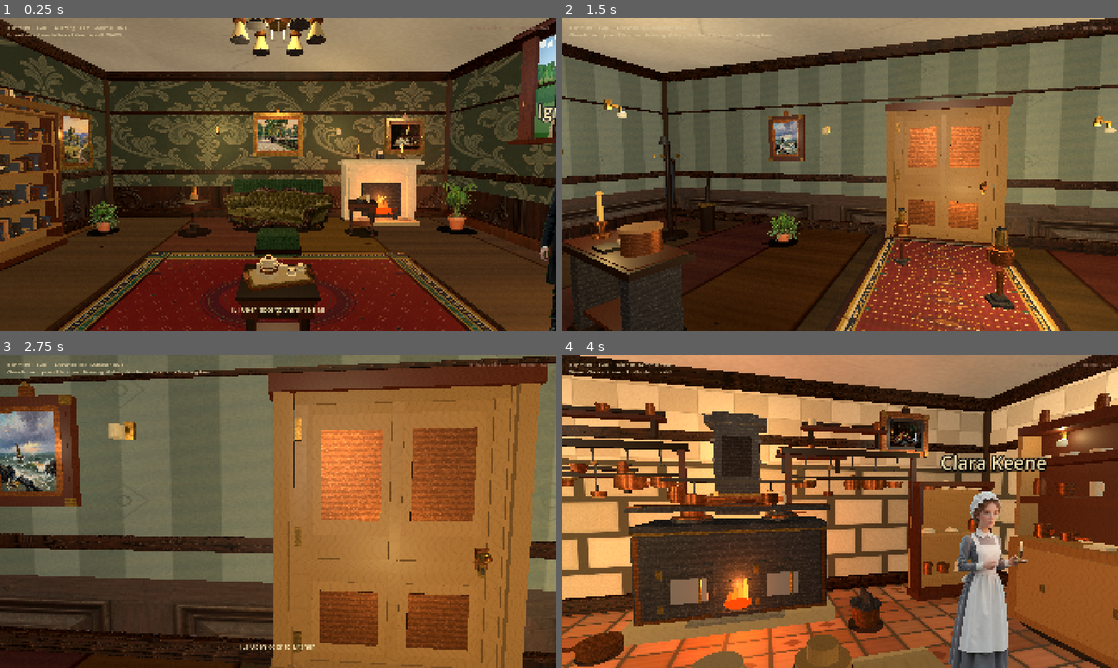
Above: before the commit, frames 1-4 (two rows, left to right).
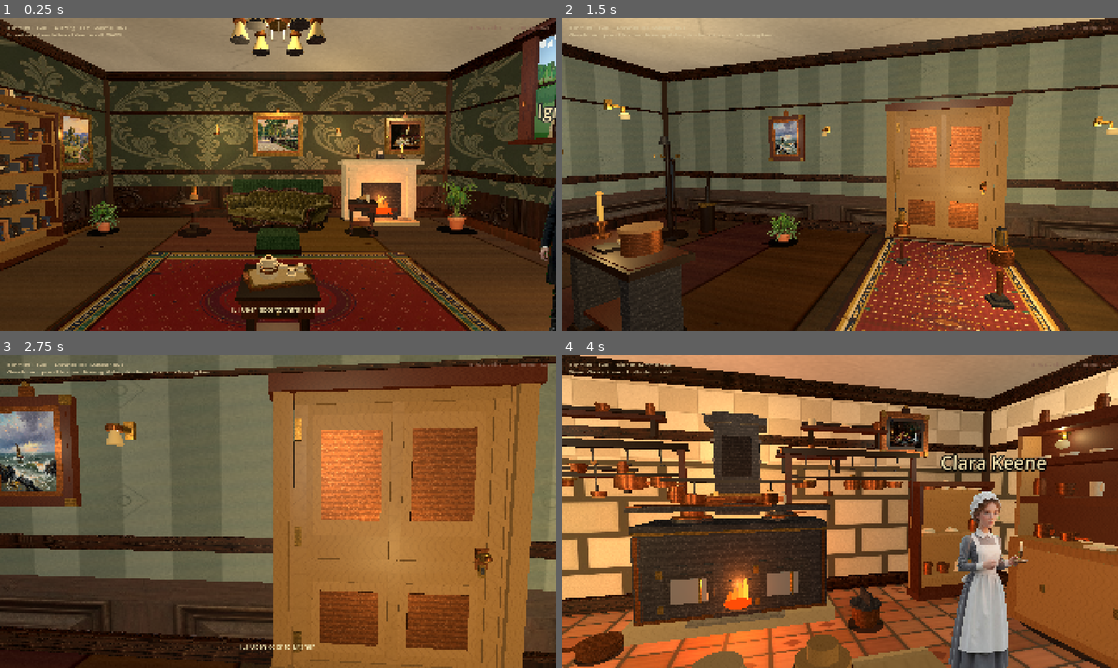
Above: after the commit, the same moments.

Repository: drakewing-eng/aetheric-engine
Game: Godot game, scene res://scenes/fps_main.tscn
Two runs of this game, one before a commit and one after it. Both use one fixed random seed, a clock stepped at 60 frames per second and the inputs below.
Inputs (mouse positions are in pixels of both pictures, inside the frame that each line leads up to):
- Up to frame 1 (0.25 s): no input
- Up to frame 2 (1.5 s): tap Enter at 0.5 s; move the mouse to (867, 174) at 0.52 s; hold E (interact) 0.53-1.28 s; hold W (move_forward) from 0.53 s (still down); click (867, 174) at 0.67 s; move the mouse to (812, 174) at 1.27 s; tap E (interact) at 1.35 s
- Up to frame 3 (2.75 s): keep holding W (move_forward); tap E (interact) at 2 s; move the mouse to (289, 505) at 2.02 s; hold E (interact) from 2.03 s (still down)
- Up to frame 4 (4 s): keep holding W (move_forward); move the mouse to (834, 517) at 2.77 s; release E (interact) at 2.78 s; tap E (interact) at 2.85 s; click (834, 517) at 2.92 s; move the mouse to (878, 514) at 3.52 s; hold E (interact) from 3.53 s (still down)

The runs differ from the first frame. In frame 1, less than 0.1% of the frame differs, in the area x 38-62%, y 34-38%; in frame 2, 0.2%, in the area x 9-100%, y 27-38%; in frame 3, 0.2%; in frame 4, less than 0.1%.

Commit message:
visual loop 127: thick padded stools + balloon chair + sconce cups

Diff:
--- a/aetheric-engine-godot/scripts/fps_props.gd
+++ b/aetheric-engine-godot/scripts/fps_props.gd
@@ -301,16 +301,19 @@
 		_add_box(root, Vector3(-0.12, 0.95, -0.18), Vector3(0.04, 0.5, 0.035), MAHOGANY, false, 0.5)
 		_add_box(root, Vector3(0.12, 0.95, -0.18), Vector3(0.04, 0.5, 0.035), MAHOGANY, false, 0.5)
 	elif seed0 % 3 == 1:
-		# Balloon back (loop 106): wood oval rim + thin padded insert — never solid plywood board
+		# Loop 127 balloon back: thick padded oval + wood rim (side bulk)
 		var pad := fabric
-		# Force darker padded read if fabric is pale (avoids beige slab)
 		if pad.r + pad.g + pad.b > 1.2:
 			pad = Color(0.35, 0.22, 0.18)
-		_add_box(root, Vector3(0, 1.0, -0.18), Vector3(0.36, 0.48, 0.04), MAHOGANY, false, 0.48)
-		_add_box(root, Vector3(0, 1.0, -0.16), Vector3(0.28, 0.38, 0.03), pad, false, 0.88)
-		_add_box(root, Vector3(0, 1.16, -0.15), Vector3(0.22, 0.1, 0.03), pad.darkened(0.08), false, 0.9)
+		# Wood rim frame
+		_add_box(root, Vector3(0, 1.0, -0.2), Vector3(0.38, 0.52, 0.05), MAHOGANY, false, 0.48)
+		_add_box(root, Vector3(0, 1.22, -0.19), Vector3(0.32, 0.12, 0.05), MAHOGANY.lightened(0.05), false, 0.48)
+		# Padded insert with depth
+		_add_box(root, Vector3(0, 1.0, -0.15), Vector3(0.3, 0.42, 0.06), pad, false, 0.88)
+		_add_cylinder(root, Vector3(0, 1.02, -0.12), 0.16, 0.38, pad.darkened(0.05), false, 0.88)
+		_add_box(root, Vector3(0, 1.18, -0.12), Vector3(0.24, 0.12, 0.05), pad.darkened(0.08), false, 0.9)
 		for bi in 3:
-			_add_cylinder(root, Vector3((float(bi) - 1.0) * 0.08, 1.02, -0.13), 0.012, 0.016, pad.darkened(0.18), false, 0.9)
+			_add_cylinder(root, Vector3((float(bi) - 1.0) * 0.08, 1.02, -0.1), 0.014, 0.018, pad.darkened(0.18), false, 0.9)
 	else:
 		# Lyre-ish central splat
 		_add_box(root, Vector3(0, 0.95, -0.18), Vector3(0.08, 0.55, 0.04), MAHOGANY_DARK, false, 0.5)
@@ -1784,20 +1787,24 @@
 	var style := seed0 % 3
 	_add_box(root, Vector3(0, y, 0), Vector3(0.08, 0.14, 0.05), BRASS.darkened(0.05 * float(style)), false, 0.3)
 	if style == 0:
-		# Straight arm + frosted cup
-		_add_box(root, Vector3(0, y, 0.1), Vector3(0.035, 0.035, 0.14), BRASS, false, 0.3)
-		_add_cylinder(root, Vector3(0, y - 0.04, 0.18), 0.055, 0.1, Color(0.9, 0.86, 0.7), false, 0.45)
+		# Straight arm + frosted amber cup (loop 127: not pale stick)
+		_add_box(root, Vector3(0, y, 0.1), Vector3(0.04, 0.04, 0.16), BRASS, false, 0.3)
+		_add_cylinder(root, Vector3(0, y - 0.02, 0.2), 0.06, 0.04, BRASS.darkened(0.1), false, 0.3, true)
+		_add_tapered_cylinder(root, Vector3(0, y - 0.08, 0.2), 0.025, 0.065, 0.12, Color(0.88, 0.78, 0.55), 0.4)
+		_add_sphere_blob(root, Vector3(0, y - 0.05, 0.2), 0.03, Color(1.0, 0.82, 0.4))
 	elif style == 1:
-		# Curved double-scroll arm + glass globe
-		_add_box(root, Vector3(0.04, y - 0.02, 0.08), Vector3(0.1, 0.03, 0.03), BRASS, false, 0.3)
-		_add_box(root, Vector3(0.08, y - 0.06, 0.12), Vector3(0.03, 0.1, 0.03), BRASS.darkened(0.05), false, 0.3)
-		_add_sphere_blob(root, Vector3(0.08, y - 0.14, 0.16), 0.06, Color(0.92, 0.9, 0.78))
+		# Curved arm + glass globe
+		_add_box(root, Vector3(0.04, y - 0.02, 0.08), Vector3(0.12, 0.035, 0.035), BRASS, false, 0.3)
+		_add_box(root, Vector3(0.1, y - 0.08, 0.14), Vector3(0.035, 0.12, 0.035), BRASS.darkened(0.05), false, 0.3)
+		_add_sphere_blob(root, Vector3(0.1, y - 0.16, 0.18), 0.07, Color(0.9, 0.82, 0.6))
+		_add_sphere_blob(root, Vector3(0.1, y - 0.16, 0.18), 0.04, Color(1.0, 0.85, 0.45))
 	else:
-		# Candle plate sconce
-		_add_box(root, Vector3(0, y - 0.02, 0.1), Vector3(0.03, 0.03, 0.12), BRASS, false, 0.3)
-		_add_cylinder(root, Vector3(0, y - 0.06, 0.16), 0.07, 0.02, BRASS.lightened(0.05), false, 0.28, true)
-		_add_cylinder(root, Vector3(0, y + 0.02, 0.16), 0.018, 0.14, CANDLE, false, 0.55)
-		_add_sphere_blob(root, Vector3(0, y + 0.1, 0.16), 0.025, Color(1.0, 0.78, 0.35))
+		# Candle plate sconce with drip pan
+		_add_box(root, Vector3(0, y - 0.02, 0.1), Vector3(0.035, 0.035, 0.14), BRASS, false, 0.3)
+		_add_cylinder(root, Vector3(0, y - 0.08, 0.18), 0.08, 0.025, BRASS.darkened(0.1), false, 0.3, true)
+		_add_cylinder(root, Vector3(0, y + 0.02, 0.18), 0.02, 0.16, CANDLE, false, 0.55)
+		_add_sphere_blob(root, Vector3(0, y + 0.12, 0.18), 0.028, Color(1.0, 0.78, 0.35))
+
 	var lamp := OmniLight3D.new()
 	lamp.light_color = Color(1.0, 0.85, 0.55)
 	lamp.light_energy = 0.5 + float(style) * 0.06
@@ -2343,67 +2350,74 @@
 	return root
 
 static func _make_stool(prop: Dictionary) -> Node3D:
-	## Loop 117: turned legs + stretchers + rimmed seat (not disc-on-sticks Minecraft).
-	## seed: 0 tripod oak · 1 four-leg square · 2 padded seat
+	## Loop 127: thicker seats, piping, turned legs — not flat green discs.
+	## seed: 0 tripod oak · 1 four-leg square · 2 padded drum
 	var root := Node3D.new()
 	root.name = "Stool"
 	var seed0: int = int(prop.get("seed", 0))
 	var style := seed0 % 3
 	if style == 0:
-		# Round seat with rim + under-disc
-		_add_cylinder(root, Vector3(0, 0.5, 0), 0.2, 0.05, OAK, true, 0.52)
-		_add_cylinder(root, Vector3(0, 0.53, 0), 0.18, 0.025, OAK.lightened(0.06), false, 0.55)
-		_add_cylinder(root, Vector3(0, 0.47, 0), 0.21, 0.02, OAK.darkened(0.12), false, 0.5)
-		# Turned tripod legs (tapered stack) + ring stretcher
+		# Round seat with thick rim + under-disc
+		_add_cylinder(root, Vector3(0, 0.48, 0), 0.21, 0.06, OAK, true, 0.52)
+		_add_cylinder(root, Vector3(0, 0.52, 0), 0.19, 0.035, OAK.lightened(0.06), false, 0.55)
+		_add_cylinder(root, Vector3(0, 0.54, 0), 0.2, 0.02, OAK.darkened(0.08), false, 0.5)
+		_add_cylinder(root, Vector3(0, 0.44, 0), 0.22, 0.025, MAHOGANY_DARK, false, 0.48)
 		for a in [0.0, 120.0, 240.0]:
 			var rad := deg_to_rad(a)
-			var lx := cos(rad) * 0.14
-			var lz := sin(rad) * 0.14
-			_add_cylinder(root, Vector3(lx, 0.36, lz), 0.032, 0.22, MAHOGANY_DARK, true)
-			_add_cylinder(root, Vector3(lx, 0.22, lz), 0.024, 0.16, MAHOGANY, true)
+			var lx := cos(rad) * 0.15
+			var lz := sin(rad) * 0.15
+			_add_cylinder(root, Vector3(lx, 0.34, lz), 0.034, 0.2, MAHOGANY_DARK, true)
+			_add_cylinder(root, Vector3(lx, 0.2, lz), 0.025, 0.14, MAHOGANY, true)
 			_add_cylinder(root, Vector3(lx, 0.08, lz), 0.03, 0.12, MAHOGANY_DARK, true)
-			_add_cylinder(root, Vector3(lx, 0.02, lz), 0.04, 0.04, MAHOGANY, true)
-		# Circular stretcher ring suggestion
-		_add_cylinder(root, Vector3(0, 0.16, 0), 0.16, 0.025, MAHOGANY_DARK, false, 0.5)
-		_add_cylinder(root, Vector3(0, 0.16, 0), 0.12, 0.02, MAHOGANY, false, 0.52)
+			_add_cylinder(root, Vector3(lx, 0.02, lz), 0.042, 0.04, MAHOGANY, true)
+		_add_cylinder(root, Vector3(0, 0.16, 0), 0.17, 0.028, MAHOGANY_DARK, false, 0.5)
+		_add_cylinder(root, Vector3(0, 0.16, 0), 0.13, 0.02, MAHOGANY, false, 0.52)
 	elif style == 1:
 		# Square boarded seat + apron + four turned legs + H-stretcher
-		_add_box(root, Vector3(0, 0.5, 0), Vector3(0.38, 0.045, 0.38), Color(0.42, 0.3, 0.16), true, 0.52)
-		_add_box(root, Vector3(0, 0.53, 0), Vector3(0.36, 0.02, 0.36), OAK.lightened(0.05), false, 0.55)
-		# Apron under seat
-		_add_box(root, Vector3(0, 0.46, 0.17), Vector3(0.34, 0.04, 0.03), MAHOGANY, false, 0.48)
-		_add_box(root, Vector3(0, 0.46, -0.17), Vector3(0.34, 0.04, 0.03), MAHOGANY, false, 0.48)
-		_add_box(root, Vector3(0.17, 0.46, 0), Vector3(0.03, 0.04, 0.32), MAHOGANY, false, 0.48)
-		_add_box(root, Vector3(-0.17, 0.46, 0), Vector3(0.03, 0.04, 0.32), MAHOGANY, false, 0.48)
+		_add_box(root, Vector3(0, 0.5, 0), Vector3(0.4, 0.05, 0.4), Color(0.42, 0.3, 0.16), true, 0.52)
+		_add_box(root, Vector3(0, 0.54, 0), Vector3(0.38, 0.025, 0.38), OAK.lightened(0.05), false, 0.55)
+		_add_box(root, Vector3(0, 0.46, 0.18), Vector3(0.36, 0.05, 0.035), MAHOGANY, false, 0.48)
+		_add_box(root, Vector3(0, 0.46, -0.18), Vector3(0.36, 0.05, 0.035), MAHOGANY, false, 0.48)
+		_add_box(root, Vector3(0.18, 0.46, 0), Vector3(0.035, 0.05, 0.34), MAHOGANY, false, 0.48)
+		_add_box(root, Vector3(-0.18, 0.46, 0), Vector3(0.035, 0.05, 0.34), MAHOGANY, false, 0.48)
 		for sx in [-1.0, 1.0]:
 			for sz in [-1.0, 1.0]:
-				_add_cylinder(root, Vector3(sx * 0.14, 0.34, sz * 0.14), 0.03, 0.2, MAHOGANY_DARK, true)
-				_add_cylinder(root, Vector3(sx * 0.14, 0.18, sz * 0.14), 0.022, 0.16, MAHOGANY, true)
-				_add_cylinder(root, Vector3(sx * 0.14, 0.06, sz * 0.14), 0.028, 0.1, MAHOGANY_DARK, true)
-				_add_cylinder(root, Vector3(sx * 0.14, 0.02, sz * 0.14), 0.038, 0.035, MAHOGANY, true)
-		# H-stretcher
-		_add_box(root, Vector3(0, 0.14, 0), Vector3(0.26, 0.025, 0.025), MAHOGANY_DARK, false, 0.5)
-		_add_box(root, Vector3(-0.13, 0.14, 0), Vector3(0.025, 0.025, 0.24), MAHOGANY_DARK, false, 0.5)
-		_add_box(root, Vector3(0.13, 0.14, 0), Vector3(0.025, 0.025, 0.24), MAHOGANY_DARK, false, 0.5)
+				_add_cylinder(root, Vector3(sx * 0.15, 0.34, sz * 0.15), 0.032, 0.2, MAHOGANY_DARK, true)
+				_add_cylinder(root, Vector3(sx * 0.15, 0.18, sz * 0.15), 0.024, 0.16, MAHOGANY, true)
+				_add_cylinder(root, Vector3(sx * 0.15, 0.06, sz * 0.15), 0.03, 0.1, MAHOGANY_DARK, true)
+				_add_cylinder(root, Vector3(sx * 0.15, 0.02, sz * 0.15), 0.04, 0.035, MAHOGANY, true)
+		_add_box(root, Vector3(0, 0.14, 0), Vector3(0.28, 0.028, 0.028), MAHOGANY_DARK, false, 0.5)
+		_add_box(root, Vector3(-0.14, 0.14, 0), Vector3(0.028, 0.028, 0.26), MAHOGANY_DARK, false, 0.5)
+		_add_box(root, Vector3(0.14, 0.14, 0), Vector3(0.028, 0.028, 0.26), MAHOGANY_DARK, false, 0.5)
 	else:
-		# Upholstered drum stool — tufted velvet + turned legs + ring
+		# Upholstered drum — thick velvet cylinder + piping + wood plinth (gallery read)
 		var fab := VELVET_GREEN.darkened(0.05) if seed0 % 2 == 0 else VELVET_RED.darkened(0.1)
-		_add_cylinder(root, Vector3(0, 0.48, 0), 0.19, 0.1, fab, true, 0.9)
-		_add_cylinder(root, Vector3(0, 0.54, 0), 0.17, 0.04, fab.darkened(0.1), false, 0.92)
-		_add_cylinder(root, Vector3(0, 0.42, 0), 0.2, 0.03, MAHOGANY_DARK, false, 0.45)
+		var fab_d := fab.darkened(0.12)
+		# Wood plinth ring under cushion
+		_add_cylinder(root, Vector3(0, 0.38, 0), 0.21, 0.06, MAHOGANY_DARK, true, 0.45)
+		_add_cylinder(root, Vector3(0, 0.42, 0), 0.2, 0.03, MAHOGANY, false, 0.48)
+		# Thick padded drum body (not flat disc)
+		_add_cylinder(root, Vector3(0, 0.5, 0), 0.2, 0.14, fab, true, 0.9)
+		_add_cylinder(root, Vector3(0, 0.58, 0), 0.185, 0.05, fab_d, false, 0.92)
+		# Top crown pad
+		_add_cylinder(root, Vector3(0, 0.62, 0), 0.16, 0.035, fab.lightened(0.04), false, 0.9)
+		# Side piping rings
+		_add_cylinder(root, Vector3(0, 0.46, 0), 0.205, 0.02, fab_d, false, 0.88)
+		_add_cylinder(root, Vector3(0, 0.56, 0), 0.205, 0.015, fab_d, false, 0.88)
 		# Button tufts
-		for ti in 4:
-			var ta := float(ti) * TAU / 4.0 + 0.4
-			_add_cylinder(root, Vector3(cos(ta) * 0.07, 0.56, sin(ta) * 0.07), 0.012, 0.015, fab.darkened(0.2), false, 0.95)
+		for ti in 5:
+			var ta := float(ti) * TAU / 5.0 + 0.3
+			_add_cylinder(root, Vector3(cos(ta) * 0.07, 0.64, sin(ta) * 0.07), 0.014, 0.016, fab.darkened(0.22), false, 0.95)
+		# Turned legs
 		for a in [0.0, 90.0, 180.0, 270.0]:
 			var rad := deg_to_rad(a)
-			var lx := cos(rad) * 0.12
-			var lz := sin(rad) * 0.12
-			_add_cylinder(root, Vector3(lx, 0.3, lz), 0.028, 0.2, MAHOGANY_DARK, true)
-			_add_cylinder(root, Vector3(lx, 0.14, lz), 0.022, 0.14, MAHOGANY, true)
-			_add_cylinder(root, Vector3(lx, 0.02, lz), 0.032, 0.04, MAHOGANY, true)
-		_add_cylinder(root, Vector3(0, 0.15, 0), 0.13, 0.02, MAHOGANY_DARK, false, 0.5)
-	_add_contact_shadow(root, 0.24, 0.24)
+			var lx := cos(rad) * 0.13
+			var lz := sin(rad) * 0.13
+			_add_cylinder(root, Vector3(lx, 0.28, lz), 0.03, 0.18, MAHOGANY_DARK, true)
+			_add_cylinder(root, Vector3(lx, 0.14, lz), 0.024, 0.14, MAHOGANY, true)
+			_add_cylinder(root, Vector3(lx, 0.02, lz), 0.034, 0.04, MAHOGANY, true)
+		_add_cylinder(root, Vector3(0, 0.14, 0), 0.14, 0.022, MAHOGANY_DARK, false, 0.5)
+	_add_contact_shadow(root, 0.26, 0.26)
 	return root
 
 # ─── Gallery / aetheric ──────────────────────────────────────────────────────
Not shown, changed: SCRATCH/memory/CURRENT.md
